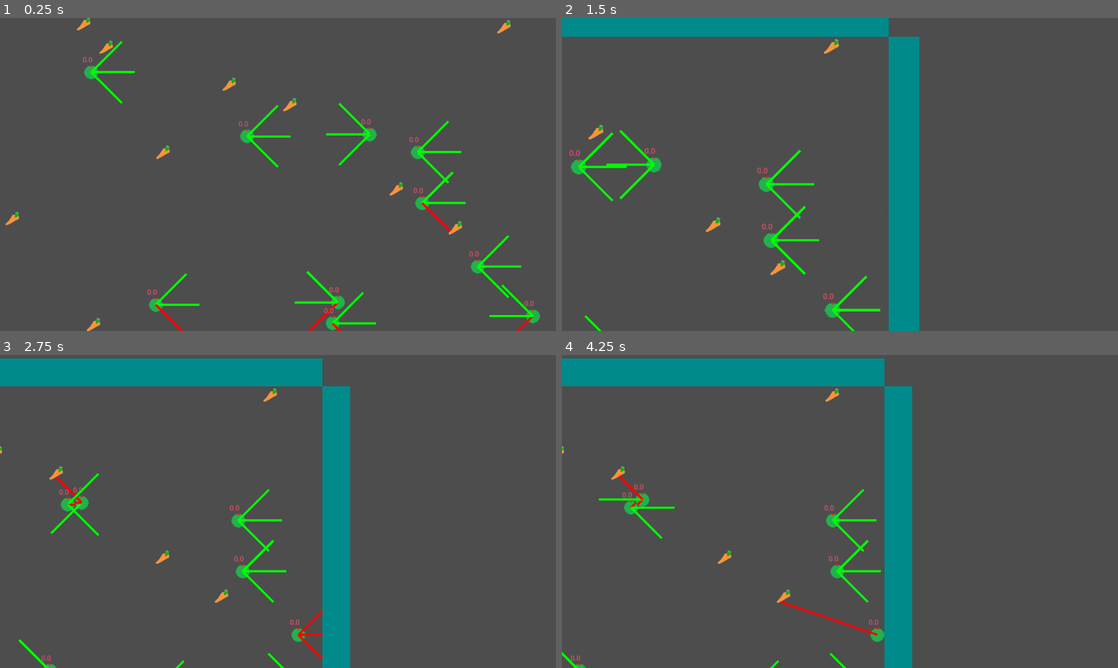
Above: before the commit, frames 1-4 (two rows, left to right).
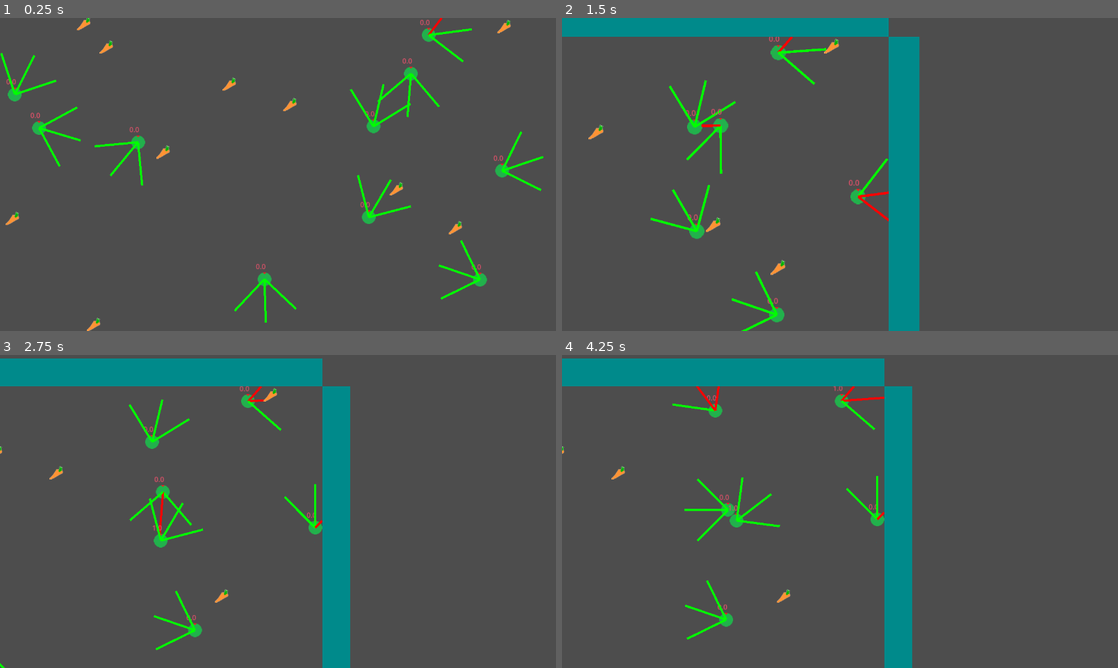
Above: after the commit, the same moments.

Repository: itsLeatch/evoCrusher
Game: Godot game, scene res://Szenes/level.tscn
Two runs of this game, one before a commit and one after it. Both use one fixed random seed, a clock stepped at 60 frames per second and the inputs below.
Inputs (mouse positions are in pixels of both pictures, inside the frame that each line leads up to):
- Up to frame 1 (0.25 s): no input
- Up to frame 2 (1.5 s): tap Enter at 0.5 s; move the mouse to (962, 158) at 0.52 s; press the mouse at (962, 158) at 0.53 s; hold Right 0.53-1.28 s; move the mouse to (728, 190) at 1.27 s; release the mouse at (728, 190) at 1.28 s; hold Down from 1.28 s (still down); tap Mouse wheel up (zoomIn) at 1.35 s
- Up to frame 3 (2.75 s): move the mouse to (333, 442) at 2.02 s; release Down at 2.03 s; hold Right from 2.03 s (still down); tap Mouse wheel down (zoomOut) at 2.1 s
- Up to frame 4 (4.25 s): move the mouse to (812, 574) at 2.77 s; release Right at 2.78 s; hold Up 2.78-3.53 s; tap Alt at 2.85 s; move the mouse to (1006, 558) at 3.52 s; hold Left from 3.53 s (still down); tap Shift at 3.6 s

The runs differ from the first frame. In frame 1, 5.1% of the frame differs, in the area x 0-98%, y 0-100%; in frame 2, 3.3%; in frame 3, 2.8%; in frame 4, 2.8%.
Error before the commit: Out of bounds get index '1' (on base: 'PackedFloat32Array') (res://addons/matrix_calc/float32matrix.gd:48)

Commit message:
fix misconfigured sensorOutputCount

Diff:
--- a/bot.gd
+++ b/bot.gd
@@ -15,7 +15,7 @@
 # velocityY
 
 
-const sensorOutputCount: int = 1
+const sensorOutputCount: int = 2
 
 @export var speed :float = 300
 @export var sensorLength : float = 100
